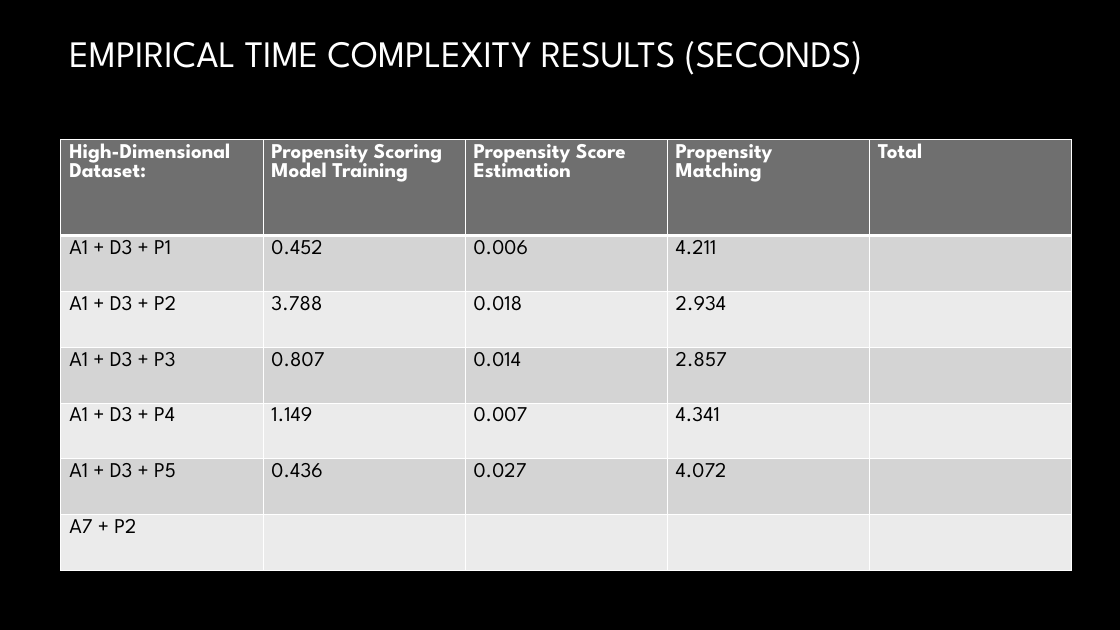
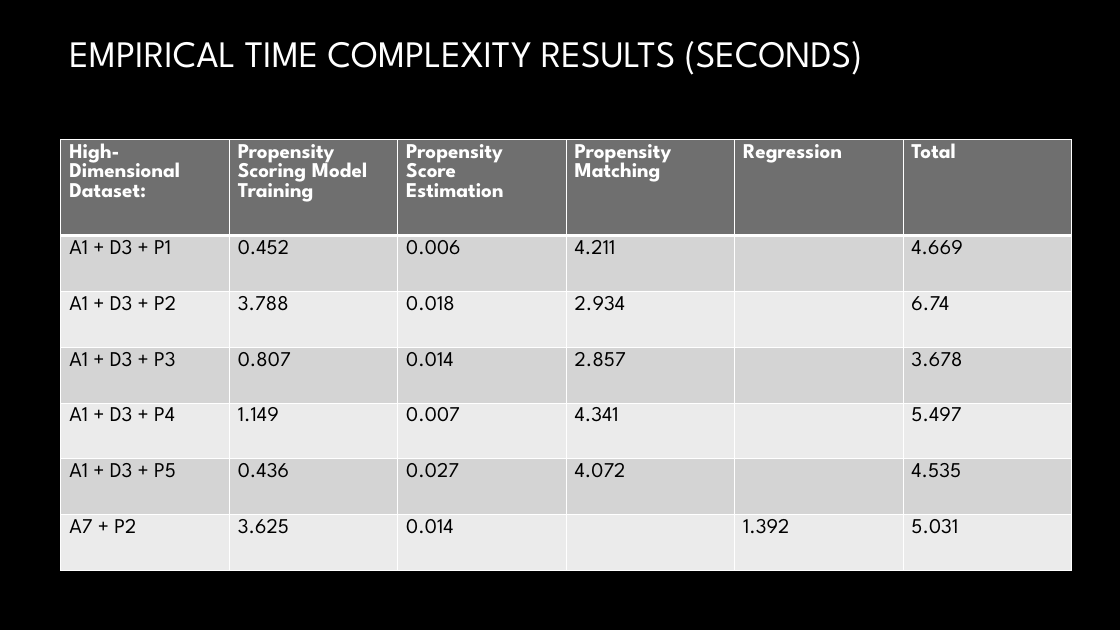
Before and after one commit to TZstatsADS/Spring2021-Project4-group5, a slide deck: slide 12 of doc/ADS Project 4 Presentation.pptx. Drawn at 1120x630 pixels with LibreOffice and Linux fonts; fonts in the diff are those of the drawing; background and template pictures are left out. Boxes give left, top, right and bottom in pixels: in the first picture for what was removed or moved away, otherwise in the second. Text is boxed around its words. In the diff, an @@ line names an element or a change of style, - is before the commit and + after.

Commit message:
added A7 results to presentation

```diff
--- a/doc/ADS Project 4 Presentation.pptx
+++ b/doc/ADS Project 4 Presentation.pptx
@@ table at [61, 139, 1075, 571] @@
-column 2, row 7: 
+column 2, row 7: 3.625
-column 3, row 7: 
+column 3, row 7: 0.014
-column 5: Total |  |  |  |  |  | 
+column 5: Regression |  |  |  |  |  | 1.392
+column 6: Total | 4.669 | 6.74 | 3.678 | 5.497 | 4.535 | 5.031
```
Also in this commit, not shown: 2 other slides changed, 1 slide added, 1 slide removed, 2 other files.
